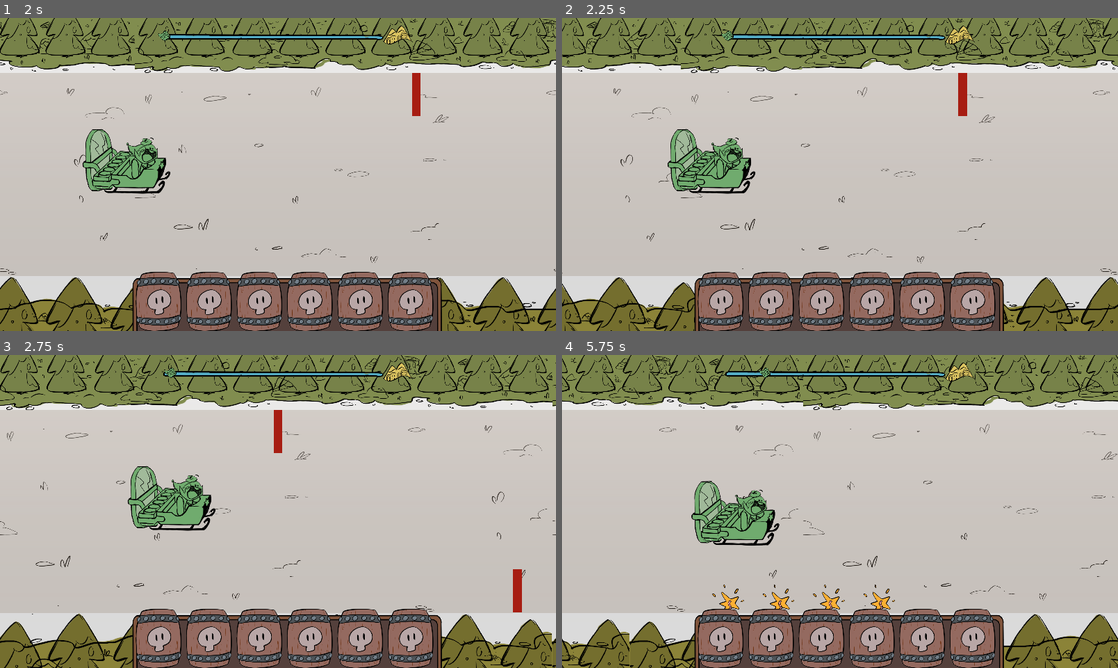
Above: before the commit, frames 1-4 (two rows, left to right).
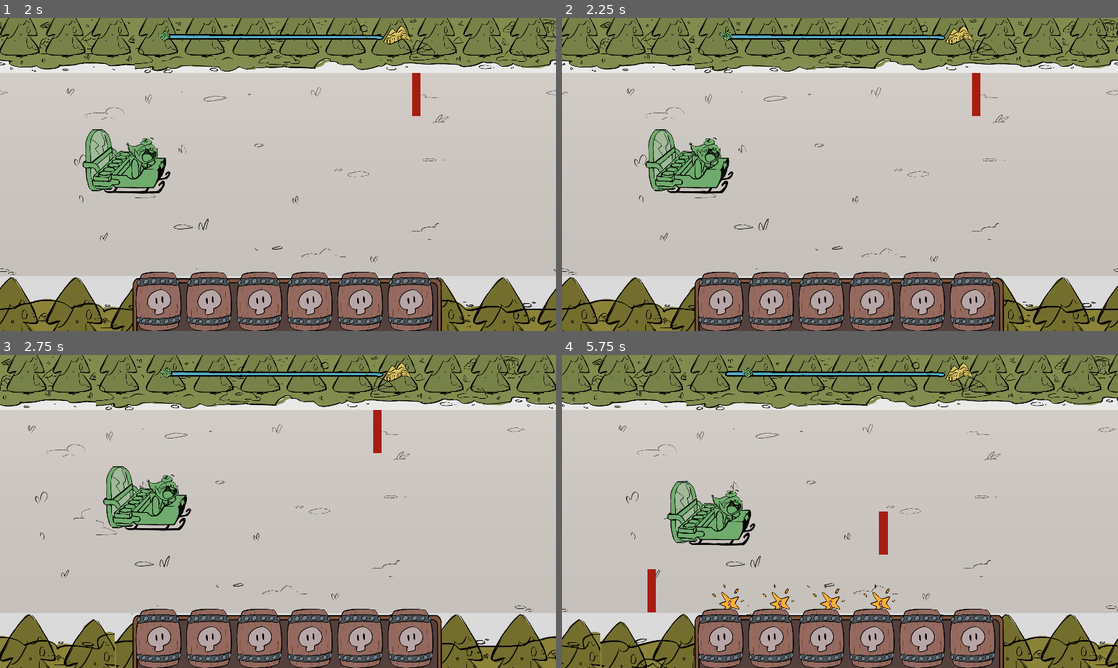
Above: after the commit, the same moments.

Repository: hsandt/ld53
Game: Godot game, scene res://scenes/main_menu_scene.tscn
Two runs of this game, one before a commit and one after it. Both use one fixed random seed, a clock stepped at 60 frames per second and the inputs below.
Inputs (mouse positions are in pixels of both pictures, inside the frame that each line leads up to):
- Up to frame 1 (2 s): tap Enter (ui_accept) at 0.5, 0.77, 1.52 s; move the mouse to (400, 158) at 0.52 s; hold Right (ui_right) 0.53-1.28 s; hold M (app_next_resolution) 0.53-1.28 s; click (400, 158) at 0.67 s; move the mouse to (166, 190) at 1.27 s; hold S (down) from 1.28 s (still down); tap N (app_prev_resolution) at 1.35 s
- Up to frame 2 (2.25 s): move the mouse to (895, 105) at 2.02 s; release S (down) at 2.03 s; hold Right (ui_right) from 2.03 s (still down); hold M (app_next_resolution) from 2.03 s (still down)
- Up to frame 3 (2.75 s): keep holding Right (ui_right); keep holding M (app_next_resolution)
- Up to frame 4 (5.75 s): move the mouse to (812, 574) at 2.77 s; release Right (ui_right) at 2.78 s; release M (app_next_resolution) at 2.78 s; hold Up (ui_up) 2.78-3.53 s; tap N (app_prev_resolution) at 2.85, 4.35 s; click (812, 574) at 2.92 s; tap Enter (ui_accept) at 3.02, 3.77, 4.52 s; move the mouse to (1006, 558) at 3.52 s; hold M (app_next_resolution) 3.53-4.28 s; hold Left (ui_left) 3.53-5.03 s; move the mouse to (673, 464) at 4.27 s; move the mouse to (867, 511) at 5.02 s; hold S (down) from 5.03 s (still down); hold M (app_next_resolution) from 5.03 s (still down); click (867, 511) at 5.17 s

Frame 1 is identical in both runs. In frame 2, 11% of the frame differs, in the area x 0-100%, y 0-100%; in frame 3, 11%; in frame 4, 12%.

Commit message:
[Buff] Moved buff tracking into powder state
Cargo is now responsible for computing final factor/offset and Player for computing final attribute
Current speed is now a dictionary attribute
After copying and adapting code from Buffs.gd to cargo, also fixed "multiplier" -> "multiply"
Rename modifiers for clarity
Set first powder spark modifier to speed_slower for testing

Diff:
--- /dev/null
+++ b/data/modifiers/modifier_debuff_speed_slower.tres
@@ -0,0 +1,35 @@
+[gd_resource type="Resource" script_class="Modifier" load_steps=4 format=3 uid="uid://b6hbcmfyc8bkx"]
+
+[ext_resource type="Script" path="res://scripts/buffs/modifier.gd" id="1_646oa"]
+
+[sub_resource type="Resource" id="Resource_s2te1"]
+script = ExtResource("1_646oa")
+icon_path = ""
+description = "Teleport TODO"
+attribute = "steer_speed"
+effect = "multiply"
+value = 2.0
+probability = 1.0
+duration = 5.0
+
+[sub_resource type="Resource" id="Resource_54gr4"]
+script = ExtResource("1_646oa")
+icon_path = ""
+description = "Input inverted."
+attribute = "steer_speed"
+effect = "multiply"
+value = -1.0
+probability = 1.0
+duration = 5.0
+
+[resource]
+script = ExtResource("1_646oa")
+icon_path = ""
+description = "Vertical speed * 0.5"
+attribute = "speed"
+effect = "multiply"
+value = 0.5
+probability = 0.2
+duration = 5.0
+worsen = SubResource("Resource_54gr4")
+lucky = SubResource("Resource_s2te1")
--- a/data/powder/powder_data1.tres
+++ b/data/powder/powder_data1.tres
@@ -1,7 +1,9 @@
-[gd_resource type="Resource" script_class="PowderData" load_steps=2 format=3 uid="uid://dh5e1dxjgkf28"]
+[gd_resource type="Resource" script_class="PowderData" load_steps=3 format=3 uid="uid://c7p5gth3tpo8l"]
 
 [ext_resource type="Script" path="res://scripts/buffs/powder_data.gd" id="1_u324e"]
+[ext_resource type="Resource" uid="uid://b6hbcmfyc8bkx" path="res://data/modifiers/modifier_debuff_speed_slower.tres" id="2_xifc7"]
 
 [resource]
 script = ExtResource("1_u324e")
+spark_debuff_modifier = ExtResource("2_xifc7")
 max_stamina = 5.0
--- a/data/powder/powder_data2.tres
+++ b/data/powder/powder_data2.tres
@@ -1,7 +1,9 @@
-[gd_resource type="Resource" script_class="PowderData" load_steps=2 format=3 uid="uid://yyykh8u2jh"]
+[gd_resource type="Resource" script_class="PowderData" load_steps=3 format=3]
 
 [ext_resource type="Script" path="res://scripts/buffs/powder_data.gd" id="1_dgxh2"]
+[ext_resource type="Resource" uid="uid://hqgedus288jo" path="res://data/modifiers/modifier_debuff_obstacle_damage_increase.tres" id="2_x1y1t"]
 
 [resource]
 script = ExtResource("1_dgxh2")
+spark_debuff_modifier = ExtResource("2_x1y1t")
 max_stamina = 5.0
--- a/data/powder/powder_data3.tres
+++ b/data/powder/powder_data3.tres
@@ -1,7 +1,9 @@
-[gd_resource type="Resource" script_class="PowderData" load_steps=2 format=3 uid="uid://cvf4qyku1aljk"]
+[gd_resource type="Resource" script_class="PowderData" load_steps=3 format=3]
 
 [ext_resource type="Script" path="res://scripts/buffs/powder_data.gd" id="1_l15oh"]
+[ext_resource type="Resource" uid="uid://b08wq3why3q7e" path="res://data/modifiers/modifier_debuff_steering_slower.tres" id="2_raykt"]
 
 [resource]
 script = ExtResource("1_l15oh")
+spark_debuff_modifier = ExtResource("2_raykt")
 max_stamina = 8.0
--- a/data/powder/powder_data4.tres
+++ b/data/powder/powder_data4.tres
@@ -1,7 +1,9 @@
-[gd_resource type="Resource" script_class="PowderData" load_steps=2 format=3 uid="uid://c1ke3n7n43u1s"]
+[gd_resource type="Resource" script_class="PowderData" load_steps=3 format=3]
 
 [ext_resource type="Script" path="res://scripts/buffs/powder_data.gd" id="1_xe8jk"]
+[ext_resource type="Resource" uid="uid://b08wq3why3q7e" path="res://data/modifiers/modifier_debuff_steering_slower.tres" id="2_c6hgf"]
 
 [resource]
 script = ExtResource("1_xe8jk")
+spark_debuff_modifier = ExtResource("2_c6hgf")
 max_stamina = 8.0
--- a/data/powder/powder_data5.tres
+++ b/data/powder/powder_data5.tres
@@ -1,7 +1,9 @@
-[gd_resource type="Resource" script_class="PowderData" load_steps=2 format=3 uid="uid://c1k7drcrmlqwr"]
+[gd_resource type="Resource" script_class="PowderData" load_steps=3 format=3]
 
 [ext_resource type="Script" path="res://scripts/buffs/powder_data.gd" id="1_gfqud"]
+[ext_resource type="Resource" uid="uid://b08wq3why3q7e" path="res://data/modifiers/modifier_debuff_steering_slower.tres" id="2_kd65v"]
 
 [resource]
 script = ExtResource("1_gfqud")
+spark_debuff_modifier = ExtResource("2_kd65v")
 max_stamina = 12.0
--- a/data/powder/powder_data6.tres
+++ b/data/powder/powder_data6.tres
@@ -1,7 +1,9 @@
-[gd_resource type="Resource" script_class="PowderData" load_steps=2 format=3 uid="uid://dqm84c5fyf83m"]
+[gd_resource type="Resource" script_class="PowderData" load_steps=3 format=3]
 
 [ext_resource type="Script" path="res://scripts/buffs/powder_data.gd" id="1_07xjm"]
+[ext_resource type="Resource" uid="uid://hqgedus288jo" path="res://data/modifiers/modifier_debuff_obstacle_damage_increase.tres" id="2_jrsgb"]
 
 [resource]
 script = ExtResource("1_07xjm")
+spark_debuff_modifier = ExtResource("2_jrsgb")
 max_stamina = 12.0
--- a/scripts/buffs/powder_data.gd
+++ b/scripts/buffs/powder_data.gd
@@ -1,5 +1,8 @@
 class_name PowderData
 extends Resource
+
+## Debuff modifier triggered on spark
+@export var spark_debuff_modifier: Modifier
 
 ## Initial and max stamina
 @export var max_stamina: float = 10.0
@@ -10,5 +13,14 @@
 #@export var type = 1
 #
 #@export var quality = 1
+
+
+# Defer verification until after exported vars have been deserialized
+# See https://github.com/godotengine/godot-proposals/issues/296
+
+#func _init():
+#	call_deferred("_verify")
 #
-#@export var modifier: Modifier
+#func _verify():
+#	assert(spark_debuff_modifier != null,
+#		"[PowderData] spark_debuff_modifier is not set on %s" % resource_path)
--- a/scripts/ingame/player_character/cargo.gd
+++ b/scripts/ingame/player_character/cargo.gd
@@ -33,3 +33,26 @@
 func hurt(damage: float):
 	for powder in powders:
 		powder.try_take_damage(damage)
+
+
+## Return an array of [modifier factor, modifier offset] by cumulating
+## all the modifiers for the passed attribute from all powders for multiply and
+## add operations respectively
+func get_attribute_modifier_factor_and_offset(attribute_name: String) -> Array[float]:
+	# Initialize cumulated factor and offset with their base value
+	var cumulated_modifier_factor = 1.0
+	var cumulated_modifier_offset = 0.0
+
+	for powder in powders:
+		var modifier = powder.current_modifier
+
+		if modifier == null or modifier.attribute != attribute_name:
+			continue
+
+		match modifier.effect:
+			"multiply":
+				cumulated_modifier_factor *= modifier.value
+			"addition":
+				cumulated_modifier_offset += modifier.value
+
+	return [cumulated_modifier_factor, cumulated_modifier_offset]
--- a/scripts/ingame/player_character/player.gd
+++ b/scripts/ingame/player_character/player.gd
@@ -19,29 +19,30 @@
 @onready var cargo: Cargo = $cargo
 
 var in_game_manager: InGameManager
+
+var current_base_attributes := {
+	"speed": 0.0
+}
+
 var _should_move: bool = false
-var current_speed: float
-
 
 func _ready():
 	in_game_manager = get_tree().get_first_node_in_group(&"in_game_manager")
-	current_speed = top_speed
-
-
-func hurt(damage):
-	# Flash for the duration set in Flash Timer
-	animated_sprite_with_brightness_controller.set_brightness_for_duration(hurt_brightness)
-	cargo.hurt(damage)
+	set_base_attribute("current_speed", top_speed)
 
 
 func _physics_process(delta):
 	if not _should_move:
 		return
 
-	if current_speed < top_speed:
-		current_speed += delta * acceleration
+	var previous_base_speed = get_base_attribute("speed")
+	if previous_base_speed < top_speed:
+		# Accelerate until top speed
+		var new_base_speed = min(previous_base_speed + delta * acceleration, top_speed)
+		set_base_attribute("speed", new_base_speed)
 
-	var velocity_x = buffs.get_attribute("speed", current_speed)
+	# Compute current speed from base and any modifiers
+	var velocity_x = _compute_current_attribute("speed")
 
 	var velocity_y = 0
 	if Input.is_action_pressed("down"):
@@ -61,10 +62,33 @@
 		position.y = half_extent_y
 
 
+func _compute_current_attribute(attribute_name: String):
+	var modifier_values := cargo.get_attribute_modifier_factor_and_offset("speed")
+	var modifier_factor := modifier_values[0]
+	var modifier_offset := modifier_values[1]
+
+	return modifier_factor * get_base_attribute(attribute_name) + modifier_offset
+
+
+func get_base_attribute(attribute_name: String) -> float:
+	return current_base_attributes[attribute_name]
+
+
+func set_base_attribute(attribute_name: String, value: float):
+	current_base_attributes[attribute_name] = value
+
+
 func start_move():
 	sled_slide_sfx_player.play()
 	_should_move = true
 
+
 func stop_move():
 	sled_slide_sfx_player.stop()
 	_should_move = false
+
+
+func hurt(damage):
+	# Flash for the duration set in Flash Timer
+	animated_sprite_with_brightness_controller.set_brightness_for_duration(hurt_brightness)
+	cargo.hurt(damage)
--- a/scripts/ingame/player_character/powder.gd
+++ b/scripts/ingame/player_character/powder.gd
@@ -2,15 +2,20 @@
 extends Node2D
 
 
+## Signal sent when state changes
 signal state_changed(new_state: Enums.PowderState)
 
+## Associated powder data
 @export var data: PowderData
 
 ## Current FSM state
 var state: Enums.PowderState
 
-## Stamina left before turning into spark
-var stamina: float
+## Current modifier applied, or null if none
+var current_modifier: Modifier
+
+## stamina left before turning into spark
+var _current_stamina: float
 
 
 func _ready():
@@ -18,7 +23,8 @@
 
 	# no signal for initialization, so set state directly
 	state = Enums.PowderState.IDLE
-	stamina = data.max_stamina
+	current_modifier = null
+	_current_stamina = data.max_stamina
 
 func change_state(new_state: Enums.PowderState):
 	if state != new_state:
@@ -27,18 +33,19 @@
 
 func burst():
 	change_state(Enums.PowderState.SPARK)
+	current_modifier = data.spark_debuff_modifier
 
 func consume():
 	change_state(Enums.PowderState.CONSUMED)
 
 func try_take_damage(damage: float):
-	if stamina <= 0:
+	if _current_stamina <= 0:
 		# powder has already burst (possibly even be consumed), so ignore
 		# further damage
 		return
 
-	stamina -= damage
+	_current_stamina -= damage
 
-	if stamina <= 0.0:
-		stamina = 0.0
+	if _current_stamina <= 0.0:
+		_current_stamina = 0.0
 		burst()
Renamed: data/modifiers/obstacle_damage.tres -> data/modifiers/modifier_debuff_obstacle_damage_increase.tres
Renamed: data/modifiers/steering.tres -> data/modifiers/modifier_debuff_steering_slower.tres
Not shown: 3 places in data/modifiers/modifier_debuff_town_cargo.tres that only renumber resources
Not shown: 1 places in prefabs/ingame/player_character_body_2d.tscn that only renumber resources
